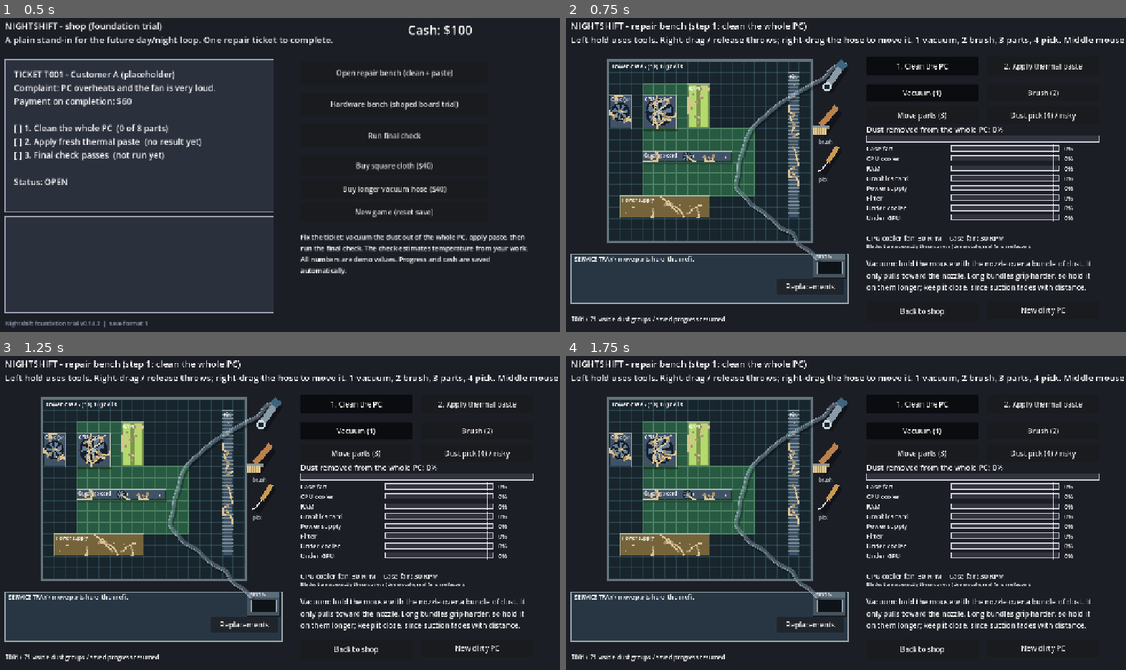
Above: before the commit, frames 1-4 (two rows, left to right).
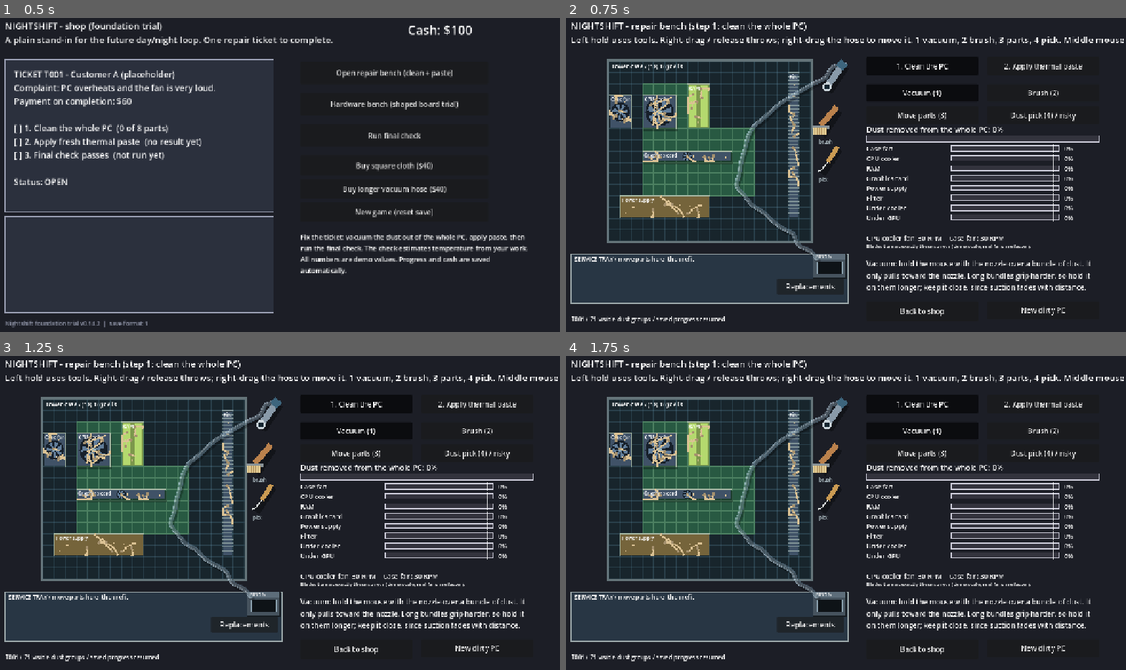
Above: after the commit, the same moments.

Repository: 123rearearcode/nighshift_real
Game: Godot game, scene res://scenes/shop.tscn
Same seed, same stepped clock (60 frames per second), same inputs: the game is played once before the commit and once after it.
Inputs:
- Up to frame 1 (0.5 s): no input
- Up to frame 2 (0.75 s): click "Open repair bench (clean + pa…" at 0.5 s
- Up to frame 3 (1.25 s): no input
- Up to frame 4 (1.75 s): click "1. Clean the PC" at 1.25 s

Frame 1 is identical in both runs. In frame 2, 0.3% of the frame differs, in the area x 30-49%, y 14-77%; in frame 3, 0.3%; in frame 4, 0.3%.

Commit message:
Hose: 20 iterations, rounder corners, rest once nothing moves it; test fixes
Co-Authored-By: Claude Opus 5.5 <noreply@anthropic.com>
Claude-Session: https://claude.ai/code/session_01RRHyDEgCNWig31UsohEBJ7

Diff:
--- a/scripts/bench/hose_sim.gd
+++ b/scripts/bench/hose_sim.gd
@@ -10,14 +10,16 @@
 const BASE_LENGTH: float = 640.0      # px; reaches every part of the PC from the bin
 const LONG_LENGTH: float = 860.0      # px; with the "longer hose" upgrade
 const DAMPING: float = 0.78           # share of speed kept each physics step (table friction)
-const ITERATIONS: int = 14
+const ITERATIONS: int = 20           # fewer than ~20 lets the bending limit and obstacles fight (found by simulation)
 const SMOOTHING: float = 0.0          # bending smoothing: any value above ~0.002 keeps a slack hose wriggling forever (found by simulation), so none
 const BEND_LIMIT: float = 0.9         # points two apart stay at least this share of two links apart: no joint bends more than ~52 degrees
 const END_STIFFNESS: float = 0.5      # how hard the nozzle end is drawn toward the vacuum each iteration
 const POINT_RADIUS: float = 3.5       # half the hose's thickness, used for obstacles
-const CORNER_RADIUS: float = 12.0     # obstacles count as boxes with corners rounded this much, so the hose curves round them
+const CORNER_RADIUS: float = 20.0     # obstacles count as boxes with corners rounded up to this much, so the hose curves round them
 const SLEEP_SPEED: float = 0.12       # px per step; a hose moving slower than this everywhere comes to a complete stop
 const MAX_STEP: float = 18.0          # px; no point may move further than this in one step (stops whipping)
+const SETTLE_FRAMES: int = 30         # once nothing has moved for this many steps, the hose lies still (table friction)
+const STILL_DISTANCE: float = 0.3     # px; the nozzle or a piece moving less than this per step counts as not moving
 const PIN_LIFT: int = 2               # points this close to a grabbed point are lifted off the bench (they pass over obstacles)
 
 var pos := PackedVector2Array()
@@ -27,6 +29,9 @@
 var tug := Vector2.ZERO               # where the hose end is relative to where it was drawn to (0 when slack)
 var pin: int = -1                     # index of the point the player is holding, or -1
 var pin_point := Vector2.ZERO         # where that point is now
+var still_steps: int = 0              # steps in a row in which nothing touching the hose moved
+var _last_end := Vector2.INF
+var _last_obstacles := Vector2.INF
 
 
 func length() -> float:
@@ -58,6 +63,7 @@
         prev[i] = p
     tug = Vector2.ZERO
     pin = -1
+    still_steps = 0
 
 
 # Push a point out of an obstacle (a piece lying on the bench). `obstacle` has center, angle, half.
@@ -110,6 +116,20 @@
         # The bin side of the hose cannot stretch: the held point stays within reach of the bin.
         pin_point = anchor_point + (pin_target - anchor_point).limit_length(segment * float(pin) * 0.98)
     if delta <= 0.0:
+        return
+    # A hose on a table stops once nothing moves it. Without this, the bending limit and the
+    # obstacles can keep nudging each other for ever and the hose creeps (found by simulation).
+    var obstacle_key := Vector2.ZERO
+    for obstacle: Dictionary in obstacles:
+        obstacle_key += Vector2(obstacle["center"]) + Vector2(float(obstacle["angle"]), float(obstacles.size()))
+    var quiet: bool = not pinned() and desired_end.distance_to(_last_end) < STILL_DISTANCE \
+        and obstacle_key.distance_to(_last_obstacles) < STILL_DISTANCE
+    _last_end = desired_end
+    _last_obstacles = obstacle_key
+    still_steps = still_steps + 1 if quiet else 0
+    if still_steps > SETTLE_FRAMES:
+        for i in range(1, POINTS):
+            prev[i] = pos[i]
         return
     for i in range(1, POINTS):
         var velocity: Vector2 = ((pos[i] - prev[i]) * DAMPING).limit_length(MAX_STEP)
--- a/tools/test_regressions.gd
+++ b/tools/test_regressions.gd
@@ -876,17 +876,18 @@
 func test_hose_handling() -> void:
     var box: Dictionary = {"center":Vector2(300,300),"angle":0.0,"half":Vector2(30,30)}
     var corner: Vector2 = Hose.push_out(Vector2(325,325),box,Hose.POINT_RADIUS)
-    var round_reach: float = corner.distance_to(Vector2(300,300) + Vector2(30,30) - Vector2(12,12))
-    check(absf(round_reach - (12.0 + Hose.POINT_RADIUS)) < 0.01, "obstacle corners are rounded, so the hose curves round them")
+    var round_reach: float = corner.distance_to(Vector2(300,300) + Vector2(15,15))
+    check(absf(round_reach - (15.0 + Hose.POINT_RADIUS)) < 0.01, "obstacle corners are rounded, so the hose curves round them (reach %.2f)" % round_reach)
     var hose := Hose.new()
     hose.reset(Vector2(600,550),Vector2(300,300))
     for frame in range(120):
         var t: float = float(frame) / 120.0
         hose.step(1.0/60.0,Vector2(600,550),Vector2(300+200*sin(t*TAU*2.0),300+80*cos(t*TAU*3.0)),[box])
+    for frame in range(60): hose.step(1.0/60.0,Vector2(600,550),Vector2(300,380),[box])
     var sharpest: float = 0.0
     for i in range(1,Hose.POINTS-1):
         sharpest = maxf(sharpest,absf((hose.pos[i]-hose.pos[i-1]).angle_to(hose.pos[i+1]-hose.pos[i])))
-    check(rad_to_deg(sharpest) < 70.0, "the hose never folds sharply (sharpest joint %.0f degrees)" % rad_to_deg(sharpest))
+    check(rad_to_deg(sharpest) < 62.0, "a hose lying round a piece never folds sharply (sharpest joint %.0f degrees)" % rad_to_deg(sharpest))
     for frame in range(400): hose.step(1.0/60.0,Vector2(600,550),Vector2(300,300))
     var before: PackedVector2Array = hose.pos.duplicate()
     for frame in range(30): hose.step(1.0/60.0,Vector2(600,550),Vector2(300,300))
@@ -899,7 +900,7 @@
     var grab_at: Vector2 = rig.hose.pos[8]
     check(rig.hose_hit(grab_at) and not rig.hose_hit(Vector2(-500,-500)), "the hose can be found under the cursor")
     check(rig.grab_hose(grab_at) and not rig.equipped and rig.hose_grab > 0, "grabbing the hose puts the held tool down")
-    var target: Vector2 = grab_at + Vector2(-60,40)
+    var target: Vector2 = Bin.hose_anchor() + (grab_at - Bin.hose_anchor()).rotated(0.3) * 0.7
     for frame in range(90): rig.step(1.0/60.0,target,false)
     check(rig.hose.pos[rig.hose_grab].distance_to(target) < 1.0, "the grabbed point follows the cursor")
     var far := Vector2(60,130)
Not shown, changed: CHANGELOG.md
